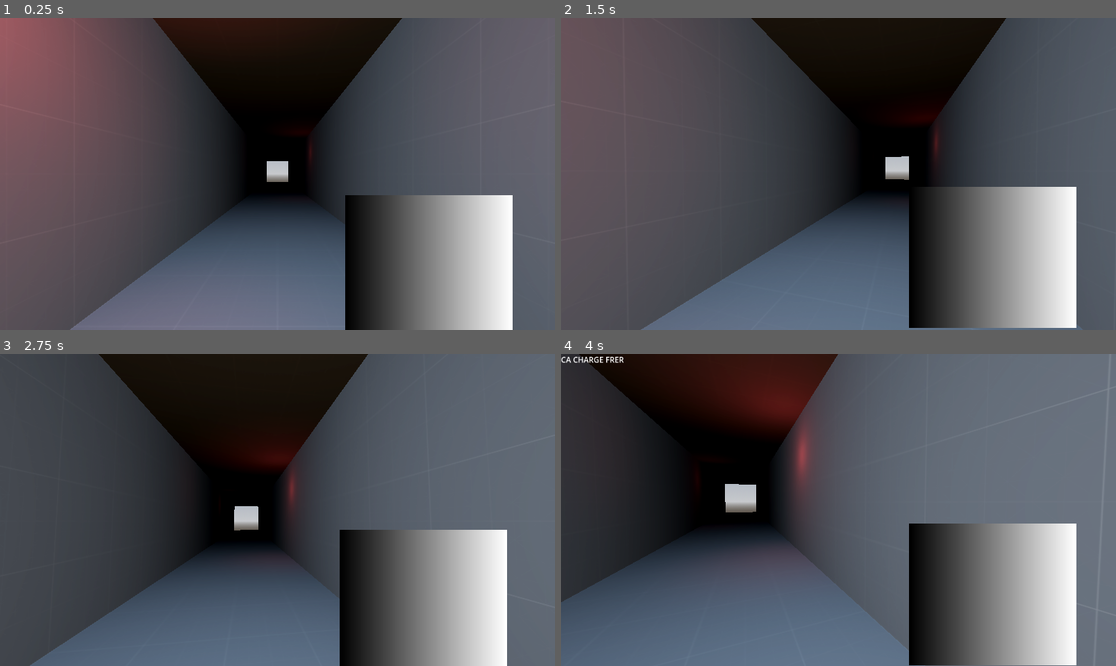
Above: before the commit, frames 1-4 (two rows, left to right).
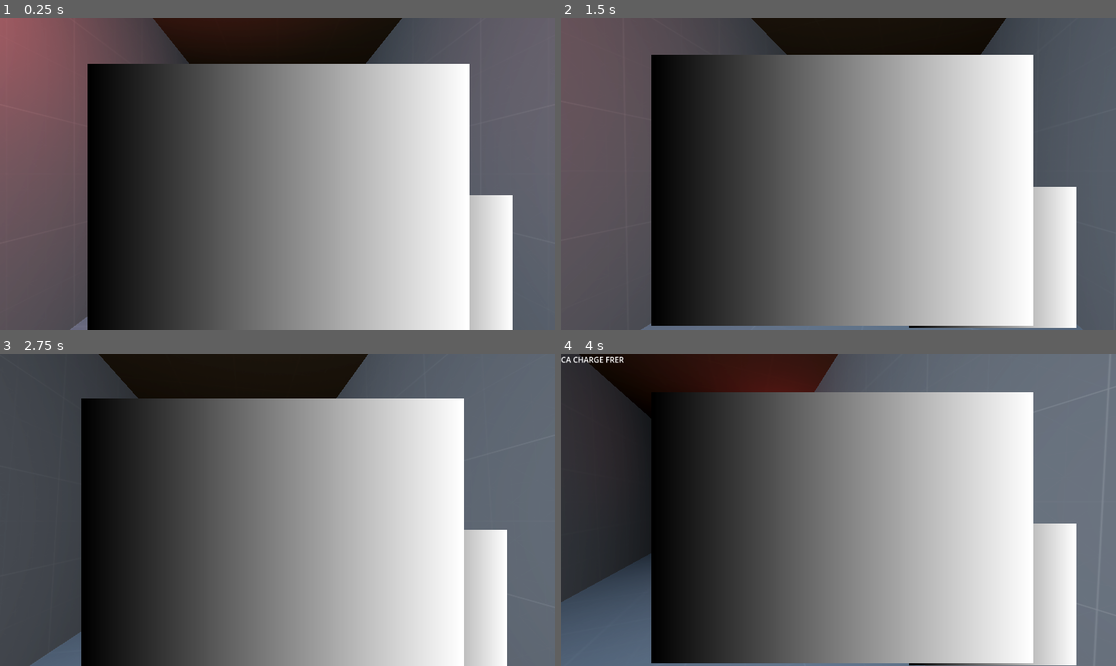
Above: after the commit, the same moments.

Repository: Bigaston/LDJam55
Game: Godot game, scene res://scenes/game/level.tscn
The game is run twice, just before and just after one commit, with the same random seed, the same clock (stepped at 60 frames per second) and the same inputs.
Inputs (mouse positions are in pixels of both pictures, inside the frame that each line leads up to):
- Up to frame 1 (0.25 s): no input
- Up to frame 2 (1.5 s): tap Enter at 0.5 s; move the mouse to (866, 174) at 0.52 s; hold W (move_forward) from 0.53 s (still down); move the mouse to (810, 174) at 1.27 s
- Up to frame 3 (2.75 s): keep holding W (move_forward); move the mouse to (288, 503) at 2.02 s
- Up to frame 4 (4 s): keep holding W (move_forward); move the mouse to (832, 516) at 2.77 s; move the mouse to (877, 513) at 3.52 s

The runs differ from the first frame. In frame 1, 53% of the frame differs, in the area x 15-85%, y 14-100%; in frame 2, 54%; in frame 3, 54%; in frame 4, 54%, in the area x 16-86%, y 12-100%.

Commit message:
Bouquin qui s'ouvre et se ferme

Diff:
--- a/objects/Player.gd
+++ b/objects/Player.gd
@@ -1,12 +1,13 @@
 extends CharacterBody3D
 
 @export var speed: float = 5.0
+@export var book: Control
+@export var open_book_threeshold = -50
 
 @export_category("Sensitivity")
 @export var vertical_sensitivity = 0.01
 @export var horizontal_sensitivity = 0.01
 
-@export var book: Control
 
 var gravity = ProjectSettings.get_setting("physics/3d/default_gravity")
 
@@ -42,3 +43,9 @@
 	move_and_slide()
 
 	book.player_speed = velocity.length()
+
+func _process(_delta):
+	if camera.rotation_degrees.x <= open_book_threeshold:
+		book.open_book()
+	else:
+		book.close_book()
--- a/objects/ui/Book.gd
+++ b/objects/ui/Book.gd
@@ -1,6 +1,7 @@
 extends Control
 
 @export var closed_book: Control
+@export var opened_book: Control
 
 @export_category("Bobbing Multiplier")
 @export var speed_multiplier: float = 10
@@ -10,13 +11,33 @@
 
 var bobbing_progress = 0
 
-var initial_book_position: Vector2
+var initial_closed_book_position: Vector2
+var initial_opened_book_position: Vector2
+
+var is_book_open = false
 
 func _ready():
-	initial_book_position = $ClosedBook.position
+	initial_closed_book_position = $ClosedBook.position
+	initial_opened_book_position = $OpenedBook.position
+	close_book()
 
 func _process(delta: float) -> void:
 	bobbing_progress += delta * player_speed
 
-	closed_book.position.x = initial_book_position.x + sin(bobbing_progress) * move_multiplier
-	closed_book.position.y = initial_book_position.y + cos(bobbing_progress * 1.2) * move_multiplier
+	closed_book.position.x = initial_closed_book_position.x + sin(bobbing_progress) * move_multiplier
+	closed_book.position.y = initial_closed_book_position.y + cos(bobbing_progress * 1.2) * move_multiplier
+
+	opened_book.position.x = initial_opened_book_position.x + sin(bobbing_progress) * move_multiplier
+	opened_book.position.y = initial_opened_book_position.y + cos(bobbing_progress * 1.2) * move_multiplier
+
+func open_book():
+	if !is_book_open:
+		is_book_open = true
+		closed_book.visible = false
+		opened_book.visible = true
+
+func close_book():
+	if is_book_open:
+		is_book_open = false
+		closed_book.visible = true
+		opened_book.visible = false
--- a/objects/ui/Book.tscn
+++ b/objects/ui/Book.tscn
@@ -7,7 +7,12 @@
 [sub_resource type="GradientTexture2D" id="GradientTexture2D_85bbc"]
 gradient = SubResource("Gradient_ry0sm")
 
-[node name="Book" type="Control" node_paths=PackedStringArray("closed_book")]
+[sub_resource type="Gradient" id="Gradient_vr4vn"]
+
+[sub_resource type="GradientTexture2D" id="GradientTexture2D_46vam"]
+gradient = SubResource("Gradient_vr4vn")
+
+[node name="Book" type="Control" node_paths=PackedStringArray("closed_book", "opened_book")]
 layout_mode = 3
 anchors_preset = 15
 anchor_right = 1.0
@@ -16,6 +21,7 @@
 grow_vertical = 2
 script = ExtResource("1_07p7n")
 closed_book = NodePath("ClosedBook")
+opened_book = NodePath("OpenedBook")
 speed_multiplier = 20.0
 
 [node name="ClosedBook" type="Control" parent="."]
@@ -44,3 +50,31 @@
 grow_horizontal = 0
 grow_vertical = 0
 texture = SubResource("GradientTexture2D_85bbc")
+
+[node name="OpenedBook" type="Control" parent="."]
+layout_mode = 1
+anchors_preset = 7
+anchor_left = 0.5
+anchor_top = 1.0
+anchor_right = 0.5
+anchor_bottom = 1.0
+offset_left = -20.0
+offset_top = -40.0
+offset_right = 20.0
+grow_horizontal = 2
+grow_vertical = 0
+mouse_filter = 2
+
+[node name="TextureRect" type="TextureRect" parent="OpenedBook"]
+layout_mode = 1
+anchors_preset = 7
+anchor_left = 0.5
+anchor_top = 1.0
+anchor_right = 0.5
+anchor_bottom = 1.0
+offset_left = -397.0
+offset_top = -563.0
+offset_right = 397.0
+grow_horizontal = 2
+grow_vertical = 0
+texture = SubResource("GradientTexture2D_46vam")
Not shown: 1 places in objects/Player.tscn that only renumber resources
Not shown: 1 places in objects/ui/Book.tscn that only renumber resources
